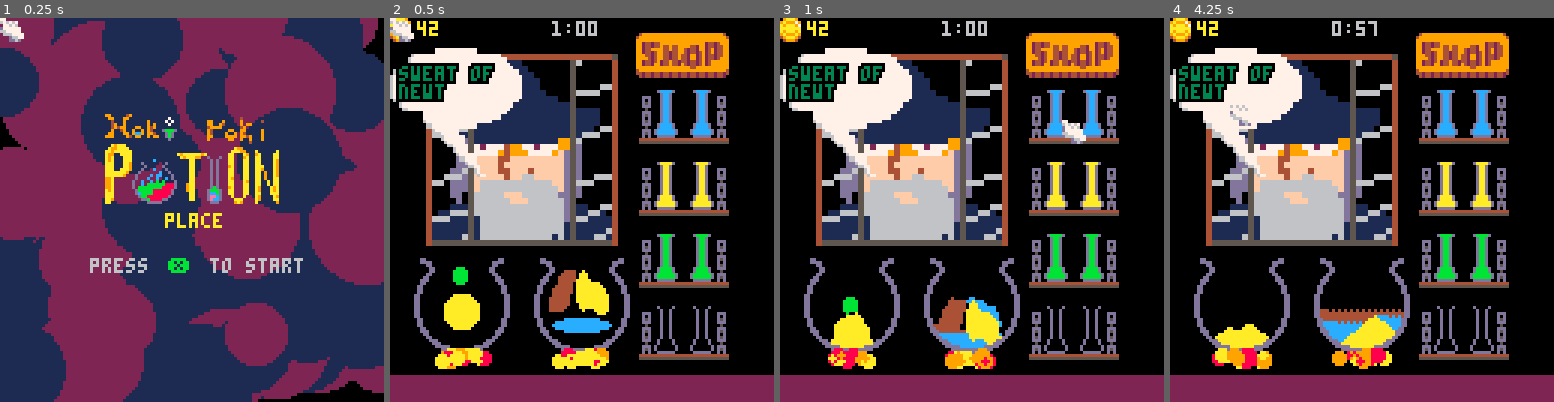
Above: before the commit, frames 1-4 (left to right).
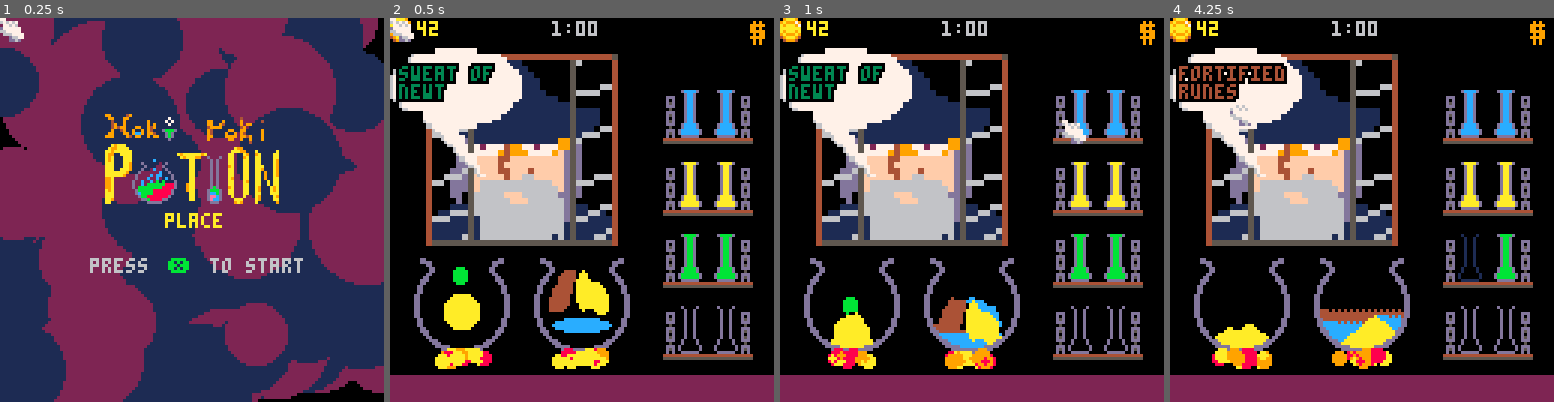
Above: after the commit, the same moments.

Repository: andbalch/cs4730_team_game
Game: PICO-8 cartridge potion.p8
The game is run twice, just before and just after one commit, with the same random seed, the same clock (stepped at 60 frames per second) and the same inputs.
Inputs (mouse positions are in pixels of both pictures, inside the frame that each line leads up to):
- Up to frame 1 (0.25 s): no input
- Up to frame 2 (0.5 s): tap X (X key) at 0.33 s
- Up to frame 3 (1 s): click (1060, 121) at 0.67 s
- Up to frame 4 (4.25 s): tap X (X key) at 1.07, 1.85, 2.97, 4.08 s; click (1216, 267) at 1.22 s; click (1277, 114) at 1.77 s; click (1342, 259) at 2.32 s; click (1404, 106) at 2.87 s; click (1465, 256) at 3.42 s; click (1231, 102) at 3.97 s

Frame 1 is identical in both runs. In frame 2, 12% of the frame differs, in the area x 64-98%, y 0-90%; in frame 3, 12%; in frame 4, 13%, in the area x 2-98%, y 0-90%.

Commit message:
Cosmetic changes

Diff:
--- a/brew.lua
+++ b/brew.lua
@@ -1,10 +1,12 @@
 -- Constants.
 caul1_box={x=8,y=80,w=32,h=32}
 caul2_box={x=48,y=80,w=32,h=32}
-shop_box={x=82,y=4,w=32,h=16}
+shop_box={x=119,y=1,w=8,h=8}
+
 
 -- Variables.
 viewing=nil
+shop_hov=false
 
 function brew_update()
 	viewing=nil
@@ -36,7 +38,8 @@
 	transfer(caul2,caul2_box)
 
 	-- Clicking shop button.
-	if mp and coll(shop_box, mx, my) then
+	shop_hov=coll(shop_box, mx, my)
+	if mp and shop_hov then
 		mode="shop"
 	end
 end
@@ -56,7 +59,8 @@
 	sspr(64, 64, 32, 32, cust.x, cust.y, cust.w, cust.h)
 
 	-- Draw shop button.
-	spr(132,shop_box.x,shop_box.y,4,2)
+	spr(49,shop_box.x,shop_box.y)
+	if shop_hov then draw_box_outline(shop_box) end
 
 	-- Draw cauldrons.
 	draw_sim(caul1, caul1_box.x, caul1_box.y)
--- a/game.lua
+++ b/game.lua
@@ -45,19 +45,19 @@
 names={
 	"",
 	"dark blue",
-	"dark purple",
+	"miasma",
 	"dark green",
 	"oil",
 	"rock",
 	"steam",
-	"white",
-	"blood",
-	"orange",
+	"dreams",
+	"blood of dragon",
+	"sweat of newt",
 	"sand",
 	"acid",
 	"water",
 	"glass",
-	"pink",
+	"fairy dust",
 	"tan",
 }
 
@@ -93,7 +93,7 @@
 	for i=0,7 do
 		v=create_sim(64+i*8,32,8,16)
 		vials[i]=v
-		slots[i]={v=i,x=88+(i%2)*12,y=24+flr(i/2)*24,w=v.w,h=v.h}
+		slots[i]={v=i,x=96+(i%2)*12,y=24+flr(i/2)*24,w=v.w,h=v.h}
 	end
 
 	-- generate order
@@ -181,3 +181,7 @@
     end
     print(t,x,y,c)
 end
+
+function draw_box_outline(b)
+	rect(b.x-1,b.y-1,b.x+b.w,b.y+b.h,7)
+end
--- a/potion.p8
+++ b/potion.p8
@@ -31,14 +31,14 @@
 000000004545444444445454444444444544444400000000000000000000ddddf666666666666ffddd0000000000ddddf666666666666ffddd00000000000000
 000000004455555555555544555555554544444400000000000000000000ddddf6666666666666fddd0000000000ddddf6666666666666fddd00000000000000
 000000000444444444444440444444444544444400000000000000000000dd0d66666fff666666dddd0000000000dd0d66666fff666666dddd00000000000000
-0000000000000000090000990008800000888800880088000000000000000d0d666666fff666666dd000000000000d0d666666fff666666dd000000000000000
-000000000000000099000999000880000880088088808880000000000000111d666666666666666dd11000000000111d666666666666666dd110000000000000
-000000000000000099009990000880000880088008800880000000000011111d666666666666666d111111000011111d666666666666666d1111110000000000
-0000000000000000990999000008800008800880880088000000000001111111166666666666666d1111111001111111166666666666666d1111111000000000
-00000000000000009000900000088000000088008800880000000000111111111666666666666661111111111111111116666666666666611111111100000000
-00000000000000000000000000088000000880000880088000000000111111111666666666666661111111111111111116666666666666611111111100000000
-00000000000000000000099900000000000000008880888000000000111111111666666666666161111111111111111116666666666661611111111100000000
-00000000000000000000999000088000000880008800880000000000111111111660066000666111111111111111111116600660006661111111111100000000
+0000000000909000090000990008800000888800880088000000000000000d0d666666fff666666dd000000000000d0d666666fff666666dd000000000000000
+000000000999990099000999000880000880088088808880000000000000111d666666666666666dd11000000000111d666666666666666dd110000000000000
+000000000990900099009990000880000880088008800880000000000011111d666666666666666d111111000011111d666666666666666d1111110000000000
+0000000009999900990999000008800008800880880088000000000001111111166666666666666d1111111001111111166666666666666d1111111000000000
+00000000009099009000900000088000000088008800880000000000111111111666666666666661111111111111111116666666666666611111111100000000
+00000000099999000000000000088000000880000880088000000000111111111666666666666661111111111111111116666666666666611111111100000000
+00000000009090000000099900000000000000008880888000000000111111111666666666666161111111111111111116666666666661611111111100000000
+00000000009090000000999000088000000880008800880000000000111111111660066000666111111111111111111116600660006661111111111100000000
 00dd000000000000000000000000dd0000dd000000000000000000000000dd000dccccd00dccccd00daaaad00daaaad00dbbbbd00dbbbbd00d0000d00d0000d0
 00dddd00000000000000000000dddd0000dddd00000000000000000000dddd0000dccd0000dccd0000daad0000daad0000dbbd0000dbbd0000d00d0000d00d00
 0000dd00000000bbb000000000dd00000000dd00000000000000000000dd000000dccd0000dccd0000daad0000daad0000dbbd0000dbbd0000d00d0000d00d00
--- a/shop.lua
+++ b/shop.lua
@@ -63,7 +63,7 @@
             if md then
                 rectfill(b.x,b.y,r,d,15)
             end
-            rect(b.x-1,b.y-1,r+1,d+1,7)
+            draw_box_outline(b)
         end
 
         rect(b.x+1,b.y+1,b.x+7,b.y+7,13)
@@ -74,7 +74,7 @@
     -- Draw back button.
     spr(3,back_box.x,back_box.y)
     if back_hov then
-        rect(back_box.x-1,back_box.y-1,back_box.x+back_box.w,back_box.y+back_box.h,7)
+        draw_box_outline(back_box)
     end
 end
 
